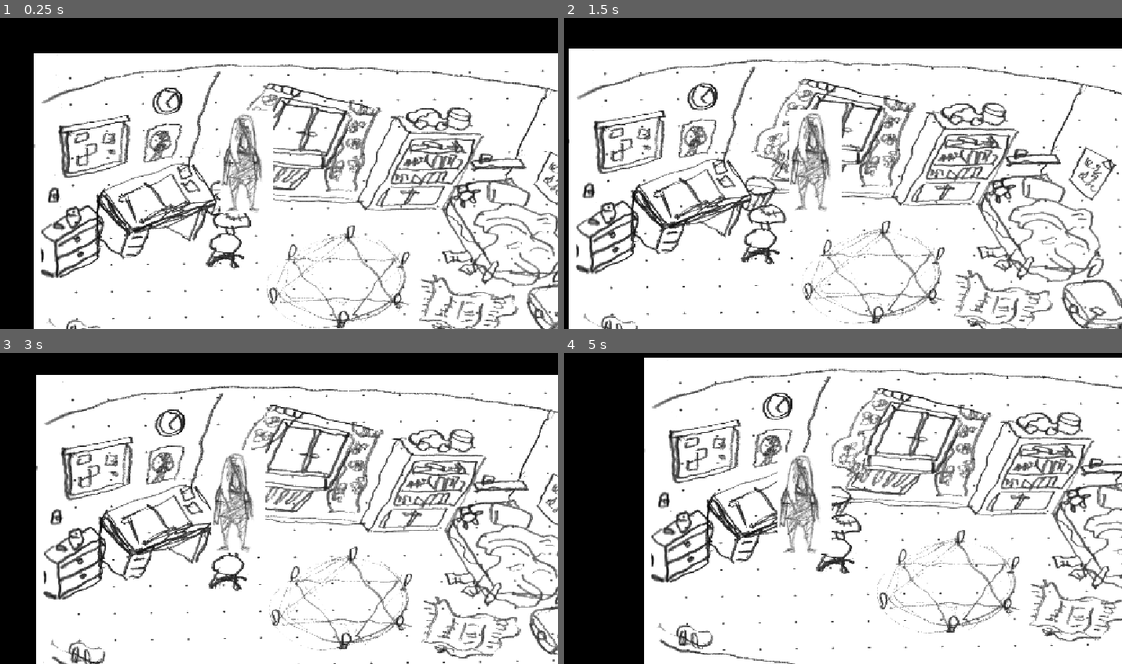
Above: before the commit, frames 1-4 (two rows, left to right).
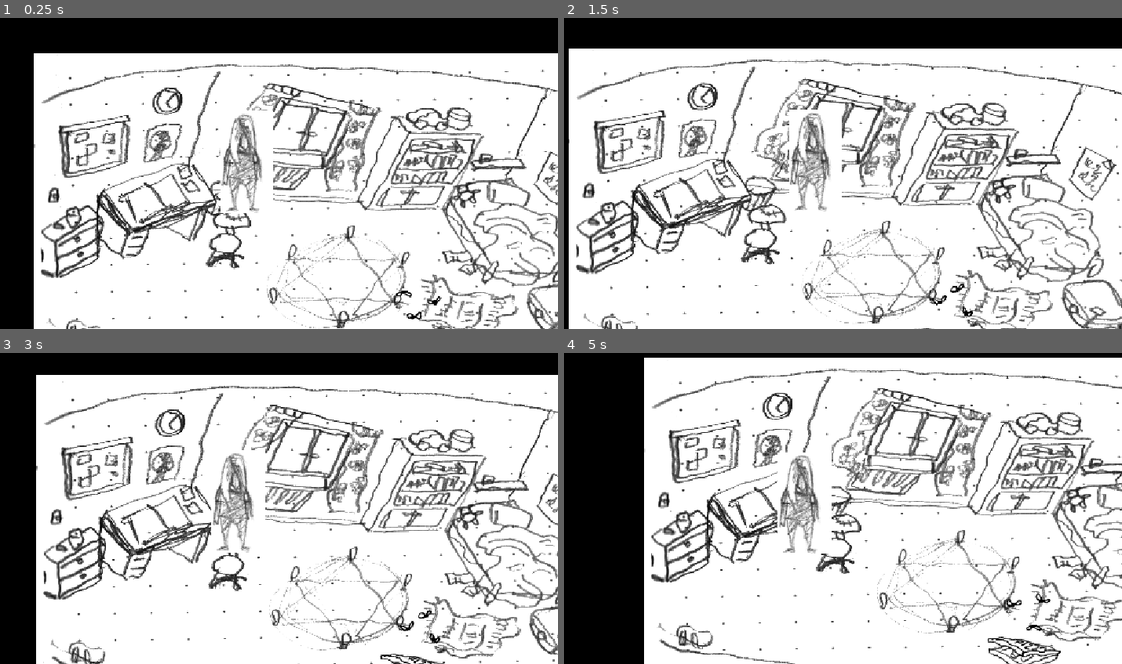
Above: after the commit, the same moments.

Repository: nallemi/manaaja
Game: Godot game, scene res://world.tscn
Two runs of this game, one before a commit and one after it. Both use one fixed random seed, a clock stepped at 60 frames per second and the inputs below.
Inputs (mouse positions are in pixels of both pictures, inside the frame that each line leads up to):
- Up to frame 1 (0.25 s): no input
- Up to frame 2 (1.5 s): tap Enter at 0.5 s; move the mouse to (982, 167) at 0.52 s; tap 1 at 0.6 s; click (982, 167) at 0.67 s; move the mouse to (803, 167) at 1.27 s; tap 2 at 1.35 s; click (803, 167) at 1.42 s
- Up to frame 3 (3 s): move the mouse to (27, 639) at 2.02 s; tap 1 at 2.1 s; click (27, 639) at 2.17 s; move the mouse to (212, 558) at 2.77 s; tap 2 at 2.85 s; click (212, 558) at 2.92 s
- Up to frame 4 (5 s): move the mouse to (736, 502) at 3.52 s; tap 1 at 3.6 s; click (736, 502) at 3.67 s; move the mouse to (619, 433) at 4.27 s; tap 2 at 4.35 s; click (619, 433) at 4.42 s

The runs differ from the first frame. In frame 1, 0.1% of the frame differs, in the area x 71-80%, y 87-97%; in frame 2, 0.1%; in frame 3, 0.3%; in frame 4, 0.6%, in the area x 75-90%, y 77-100%.

Commit message:
v 0.24 kitchen and flies

Diff:
--- a/manaaja/hallway.tscn
+++ b/manaaja/hallway.tscn
@@ -11,6 +11,9 @@
 vertices = PackedVector2Array(607.21875, -25.796875, 454.79688, -15.7578125, 118.59375, -12.8203125, 94.67969, -64.96875, 586.75, -71.67969)
 polygons = Array[PackedInt32Array]([PackedInt32Array(0, 1, 2, 3, 4)])
 outlines = Array[PackedVector2Array]([PackedVector2Array(112.196594, -2.7669983, 455.1966, -5.7669983, 622.1966, -16.766998, 593.1966, -81.767, 79.196594, -74.767)])
+
+[sub_resource type="RectangleShape2D" id="RectangleShape2D_xsyy8"]
+size = Vector2(81.37366, 152.84926)
 
 [node name="Hallway" unique_id=299629110 instance=ExtResource("1_n7rl0")]
 
@@ -35,9 +38,27 @@
 position = Vector2(224.8034, 375.767)
 navigation_polygon = SubResource("NavigationPolygon_1ojmq")
 
+[node name="Hallway_door_2" parent="." index="5" unique_id=569791979 instance=ExtResource("3_g8fis")]
+position = Vector2(744.79333, 219.48853)
+target_room = "uid://brg5tjutyddjs"
+target_door = "kitchen_door_1"
+
+[node name="Marker2D" parent="Hallway_door_2" index="1" unique_id=250598033]
+position = Vector2(-19.521362, 110.02936)
+
+[node name="CollisionShape2D" parent="Hallway_door_2" index="2" unique_id=221464734]
+position = Vector2(3.383606, 11.464447)
+rotation = 0.0837758
+scale = Vector2(1.08, 1)
+skew = 0.2687807
+shape = SubResource("RectangleShape2D_xsyy8")
+
 [connection signal="enter_room" from="." to="Hallway_door_1" method="_on_enter_room"]
 [connection signal="interaction" from="." to="Hallway_door_1" method="_on_interaction"]
 [connection signal="exit_to" from="Hallway_door_1" to="." method="_on_exit_to"]
 [connection signal="interacted" from="Hallway_door_1" to="." method="_on_interacted"]
+[connection signal="exit_to" from="Hallway_door_2" to="." method="_on_exit_to"]
+[connection signal="interacted" from="Hallway_door_2" to="." method="_on_interacted"]
 
 [editable path="Hallway_door_1"]
+[editable path="Hallway_door_2"]
--- /dev/null
+++ b/manaaja/kitchen.tscn
@@ -0,0 +1,48 @@
+[gd_scene format=3 uid="uid://brg5tjutyddjs"]
+
+[ext_resource type="PackedScene" uid="uid://dax5c0c3g3i3s" path="res://room.tscn" id="1_xsyy8"]
+[ext_resource type="Texture2D" uid="uid://mijuljf1vk6o" path="res://assets/kitchen.png" id="2_kdutl"]
+[ext_resource type="PackedScene" uid="uid://8lrrcfqgnxx6" path="res://door.tscn" id="3_7yojt"]
+
+[sub_resource type="NavigationPolygon" id="NavigationPolygon_xsyy8"]
+vertices = PackedVector2Array(569.2031, 968.9922, 301.22656, 968.0078, 246.88281, 912.10156, 771.27344, 804.09375, 844.0078, 924.1875, 596.0781, 487.6797, 15.3125, 557.90625, 3.25, 484.7578, 237, 406.1875, 433, 376.35938, 521.3672, 369.15625, 616.4375, 409.1875, 237, 353.54688, 389.3203, 329.6875, 763.78906, 583.0703, 942.28125, 378.21094, 1428.1328, 601.02344, 1410.6797, 736.03125, 1287.0078, 813.6797, 766.9922, 672.65625)
+polygons = Array[PackedInt32Array]([PackedInt32Array(0, 1, 2, 3, 4), PackedInt32Array(5, 6, 7, 8, 9, 10, 11), PackedInt32Array(8, 12, 13, 9), PackedInt32Array(14, 5, 11, 15, 16, 17, 18), PackedInt32Array(14, 18, 4, 19), PackedInt32Array(19, 4, 3)])
+outlines = Array[PackedVector2Array]([PackedVector2Array(-8, 478, 227, 399, 227, 345, 393, 319, 437, 366, 523, 359, 618, 399, 944, 368, 1439, 595, 1420, 742, 1291, 823, 846, 934, 570, 979, 297, 978, 227, 906, 761, 796, 757, 673, 754, 589, 594, 498, 7, 569)])
+
+[sub_resource type="RectangleShape2D" id="RectangleShape2D_wo40j"]
+
+[node name="Kitchen" unique_id=299629110 instance=ExtResource("1_xsyy8")]
+
+[node name="Sprite2D" parent="." index="0" unique_id=1056987381]
+position = Vector2(720.70715, 432.71835)
+scale = Vector2(1.395, 1)
+texture = ExtResource("2_kdutl")
+
+[node name="NavigationRegion2D" parent="." index="2" unique_id=1722947640]
+navigation_polygon = SubResource("NavigationPolygon_xsyy8")
+
+[node name="ColorRect" parent="." index="3" unique_id=1352414833]
+offset_left = -867.0
+offset_top = -763.0
+offset_right = 2230.0
+offset_bottom = 1357.0
+
+[node name="kitchen_door_1" parent="." index="4" unique_id=396894312 instance=ExtResource("3_7yojt")]
+position = Vector2(279.64587, 185.30527)
+target_room = "uid://j287odgacof0"
+target_door = "Hallway_door_2"
+
+[node name="Marker2D" parent="kitchen_door_1" index="1" unique_id=250598033]
+position = Vector2(69.39993, 227.80206)
+
+[node name="CollisionShape2D" parent="kitchen_door_1" index="2" unique_id=221464734]
+position = Vector2(8.354126, -3.3052673)
+rotation = -0.15533431
+scale = Vector2(10, 20)
+skew = 0.019198623
+shape = SubResource("RectangleShape2D_wo40j")
+
+[connection signal="exit_to" from="kitchen_door_1" to="." method="_on_exit_to"]
+[connection signal="interacted" from="kitchen_door_1" to="." method="_on_interacted"]
+
+[editable path="kitchen_door_1"]
--- a/manaaja/player_room.tscn
+++ b/manaaja/player_room.tscn
@@ -3,7 +3,45 @@
 [ext_resource type="PackedScene" uid="uid://dax5c0c3g3i3s" path="res://room.tscn" id="1_hw8qq"]
 [ext_resource type="Texture2D" uid="uid://d1dm4kx5lux1f" path="res://assets/tausta.png" id="2_1ojmq"]
 [ext_resource type="PackedScene" uid="uid://d3xsr4sx3dtko" path="res://interactable.tscn" id="3_3q6a7"]
+[ext_resource type="Texture2D" uid="uid://dgepjoqfvajhn" path="res://assets/interactables/karpaset.png" id="3_wo40j"]
 [ext_resource type="PackedScene" uid="uid://8lrrcfqgnxx6" path="res://door.tscn" id="4_wo40j"]
+[ext_resource type="Texture2D" uid="uid://ymi1kv886rl1" path="res://assets/interactables/pizzabox.png" id="6_2dulj"]
+
+[sub_resource type="AtlasTexture" id="AtlasTexture_o6f6g"]
+atlas = ExtResource("3_wo40j")
+region = Rect2(0, 0, 178, 120)
+
+[sub_resource type="AtlasTexture" id="AtlasTexture_sjpys"]
+atlas = ExtResource("3_wo40j")
+region = Rect2(178, 0, 178, 120)
+
+[sub_resource type="AtlasTexture" id="AtlasTexture_8qgar"]
+atlas = ExtResource("3_wo40j")
+region = Rect2(356, 0, 178, 120)
+
+[sub_resource type="AtlasTexture" id="AtlasTexture_d0s76"]
+atlas = ExtResource("3_wo40j")
+region = Rect2(534, 0, 178, 120)
+
+[sub_resource type="SpriteFrames" id="SpriteFrames_h72kw"]
+animations = [{
+"frames": [{
+"duration": 1.0,
+"texture": SubResource("AtlasTexture_o6f6g")
+}, {
+"duration": 1.0,
+"texture": SubResource("AtlasTexture_sjpys")
+}, {
+"duration": 1.0,
+"texture": SubResource("AtlasTexture_8qgar")
+}, {
+"duration": 1.0,
+"texture": SubResource("AtlasTexture_d0s76")
+}],
+"loop": 1,
+"name": &"default",
+"speed": 10.0
+}]
 
 [sub_resource type="RectangleShape2D" id="RectangleShape2D_o6f6g"]
 size = Vector2(139.57755, 163.18338)
@@ -13,12 +51,30 @@
 polygons = Array[PackedInt32Array]([PackedInt32Array(0, 1, 2, 3, 4), PackedInt32Array(5, 6, 4, 3, 7, 8), PackedInt32Array(7, 9, 10, 11, 8), PackedInt32Array(12, 5, 8, 13), PackedInt32Array(8, 14, 15, 13), PackedInt32Array(16, 12, 13)])
 outlines = Array[PackedVector2Array]([PackedVector2Array(274.38242, 36.957764, 670.38245, 35.957764, 741.38245, 12.9577 …(331 unchanged characters)…
 
+[sub_resource type="RectangleShape2D" id="RectangleShape2D_mt5hp"]
+size = Vector2(103, 58)
+
 [node name="Player_room" unique_id=299629110 instance=ExtResource("1_hw8qq")]
 
-[node name="Sprite2D" parent="." index="0" unique_id=1056987381]
+[node name="flies" parent="." index="0" unique_id=396894312 instance=ExtResource("3_3q6a7")]
+position = Vector2(692.82916, 462.68)
+
+[node name="CollisionShape2D" parent="flies" index="2" unique_id=221464734]
+position = Vector2(0.8873291, 14.197327)
+
+[node name="AnimatedSprite2D" type="AnimatedSprite2D" parent="flies" index="3" unique_id=1749683471]
+z_index = 3
+position = Vector2(19.17082, 14.8200245)
+scale = Vector2(0.6067414, 0.67500025)
+sprite_frames = SubResource("SpriteFrames_h72kw")
+autoplay = "default"
+frame = 1
+frame_progress = 0.6519587
+
+[node name="Sprite2D" parent="." index="1" unique_id=1056987381]
 texture = ExtResource("2_1ojmq")
 
-[node name="Bookcase" parent="." index="1" unique_id=396894312 instance=ExtResource("3_3q6a7")]
+[node name="Bookcase" parent="." index="2" unique_id=1166313304 instance=ExtResource("3_3q6a7")]
 position = Vector2(707, 217)
 
 [node name="Marker2D" parent="Bookcase" index="1" unique_id=250598033]
@@ -29,20 +85,41 @@
 rotation = 0.31066868
 shape = SubResource("RectangleShape2D_o6f6g")
 
-[node name="Player_room_door" parent="." index="2" unique_id=1463327499 instance=ExtResource("4_wo40j")]
+[node name="Player_room_door" parent="." index="3" unique_id=1463327499 instance=ExtResource("4_wo40j")]
 position = Vector2(43, 470)
 target_room = "uid://j287odgacof0"
 target_door = "Hallway_door_1"
 
-[node name="table" parent="." index="3" unique_id=2115903161 instance=ExtResource("3_3q6a7")]
+[node name="table" parent="." index="4" unique_id=2115903161 instance=ExtResource("3_3q6a7")]
 position = Vector2(216, 264)
 
 [node name="Marker2D" parent="table" index="1" unique_id=250598033]
 position = Vector2(36.040253, 122.448944)
 
-[node name="NavigationRegion2D" parent="." index="5" unique_id=1722947640]
+[node name="NavigationRegion2D" parent="." index="6" unique_id=1722947640]
 position = Vector2(239.61758, 555.04224)
 navigation_polygon = SubResource("NavigationPolygon_88gup")
+
+[node name="ColorRect" parent="." index="7" unique_id=1352414833]
+offset_left = -962.0
+offset_top = -693.0
+offset_right = 2135.0
+offset_bottom = 1427.0
+
+[node name="pizza_box" parent="." index="8" unique_id=1136934457 instance=ExtResource("3_3q6a7")]
+position = Vector2(675, 537)
+
+[node name="Sprite2D" parent="pizza_box" index="0" unique_id=928368481]
+position = Vector2(28.5, 16.75)
+scale = Vector2(0.715, 0.70353985)
+texture = ExtResource("6_2dulj")
+
+[node name="Marker2D" parent="pizza_box" index="1" unique_id=250598033]
+position = Vector2(-68.24194, 19.737305)
+
+[node name="CollisionShape2D" parent="pizza_box" index="2" unique_id=221464734]
+position = Vector2(24.5, 16)
+shape = SubResource("RectangleShape2D_mt5hp")
 
 [connection signal="enter_room" from="." to="Player_room_door" method="_on_room_enter"]
 [connection signal="interaction" from="." to="Bookcase" method="_on_interaction"]
@@ -52,5 +129,7 @@
 [connection signal="interacted" from="Player_room_door" to="." method="_on_interacted"]
 [connection signal="interacted" from="table" to="." method="_on_interacted"]
 
+[editable path="flies"]
 [editable path="Bookcase"]
 [editable path="table"]
+[editable path="pizza_box"]
Binary file added: manaaja/assets/interactables/karpaset.gif
Binary file added: manaaja/assets/interactables/karpaset.png
Not shown, added: manaaja/assets/interactables/karpaset.png.import
Binary file added: manaaja/assets/interactables/pizzabox.png
Not shown, added: manaaja/assets/interactables/pizzabox.png.import
Binary file added: manaaja/assets/kitchen.png
Not shown, added: manaaja/assets/kitchen.png.import
Binary file added: manaaja/assets/piha.png
Not shown, added: manaaja/assets/piha.png.import
